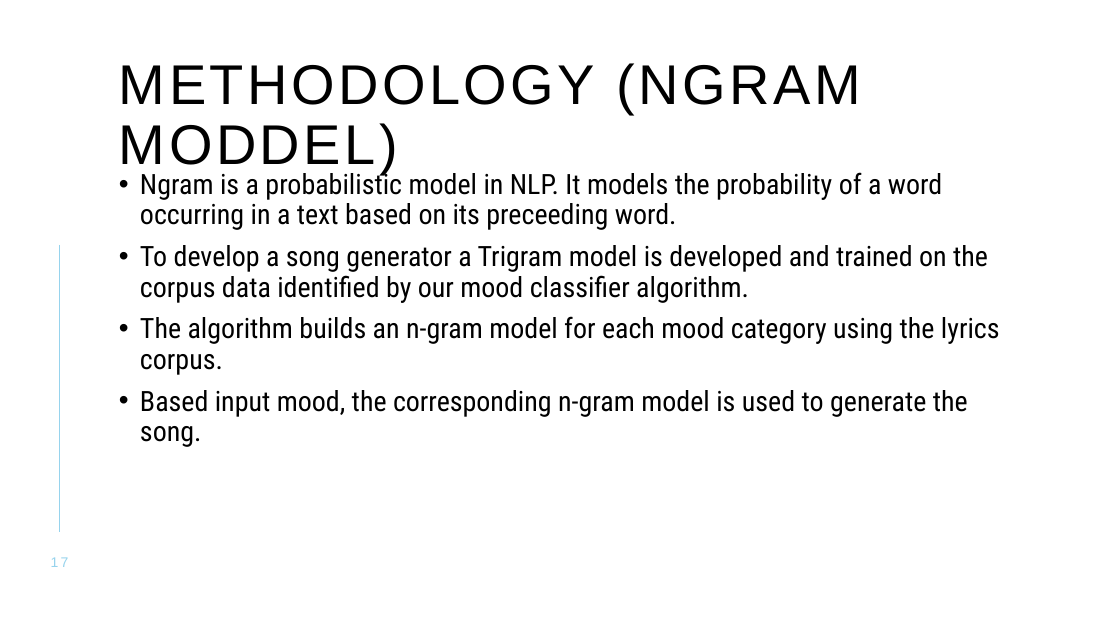
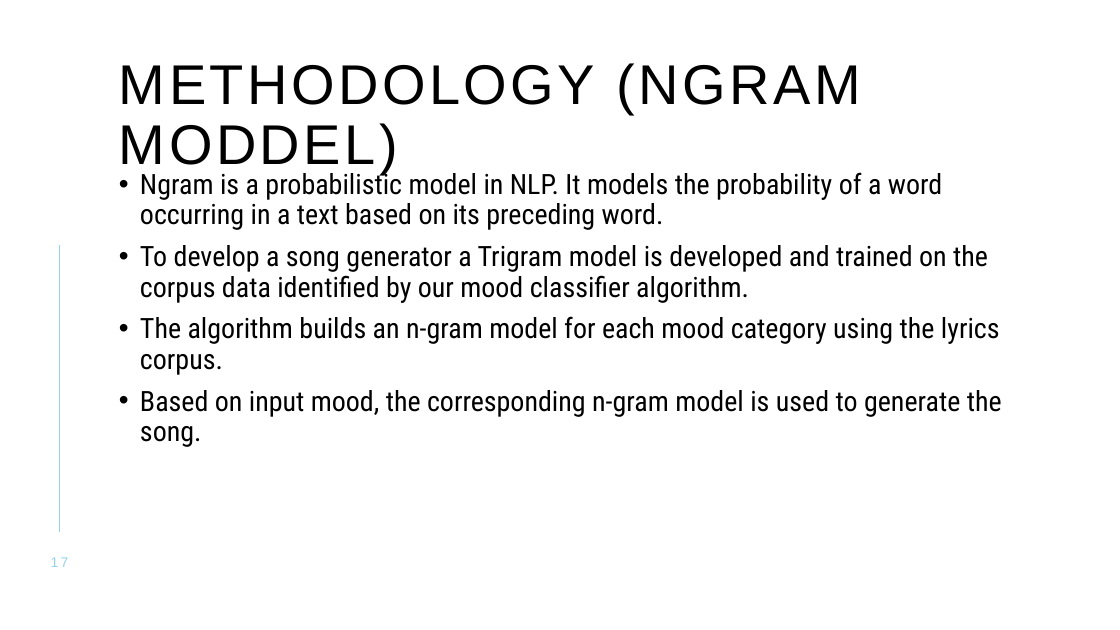
Before and after one commit to PratikshaAigal/AuctionSoftwareHackathon, a slide deck: slide 17 of PPT.pptx. Drawn at 1120x630 pixels with LibreOffice and Linux fonts; fonts in the diff are those of the drawing. Boxes give left, top, right and bottom in pixels: in the first picture for what was removed or moved away, otherwise in the second. Text is boxed around its words. In the diff, an @@ line names an element or a change of style, - is before the commit and + after.

```diff
--- a/PPT.pptx
+++ b/PPT.pptx
@@ text at (140,168,942,230): text changed @@
-• Ngram is a probabilistic model in NLP. It models the probability of a word occurring in a text based on its preceeding word.
+• Ngram is a probabilistic model in NLP. It models the probability of a word occurring in a text based on its preceding word.
@@ text at (140,390,1002,447): text changed @@
-• Based input mood, the corresponding n-gram model is used to generate the song.
+• Based on input mood, the corresponding n-gram model is used to generate the song.
```
Also in this commit, not shown: 7 other slides changed.
